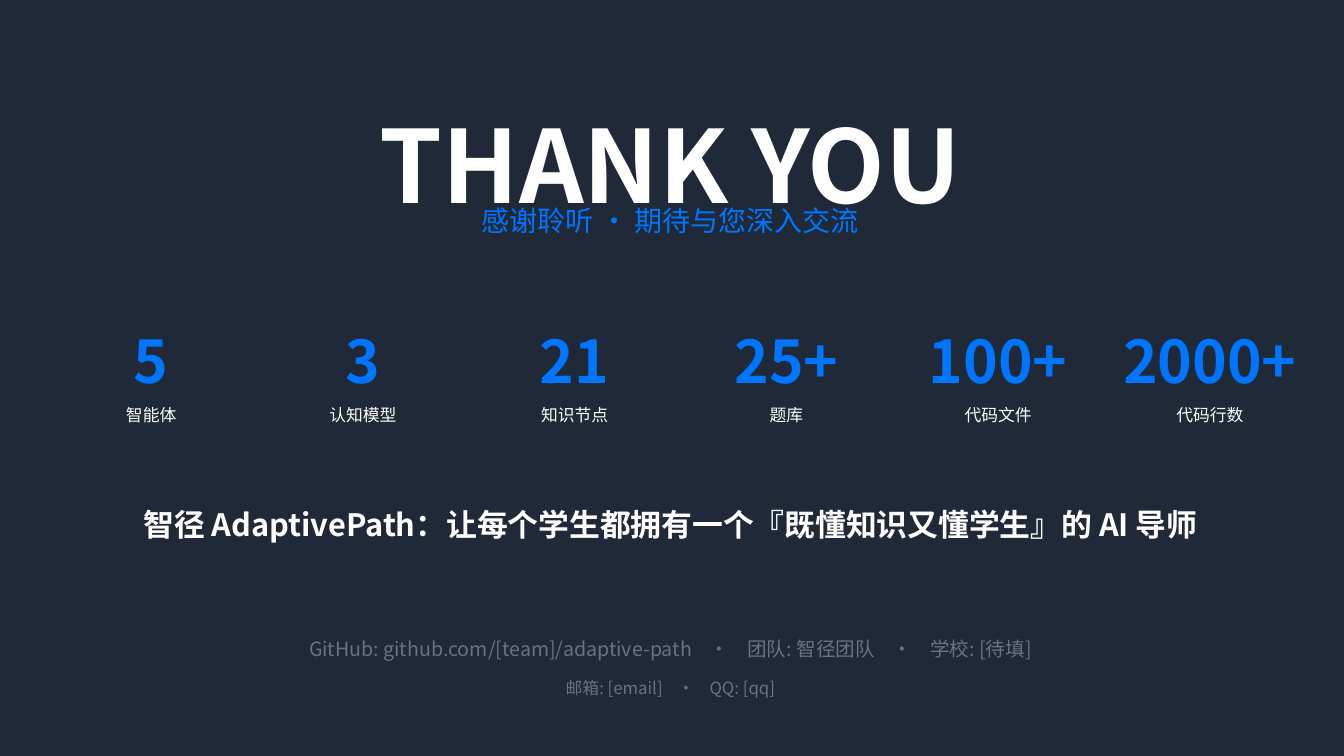
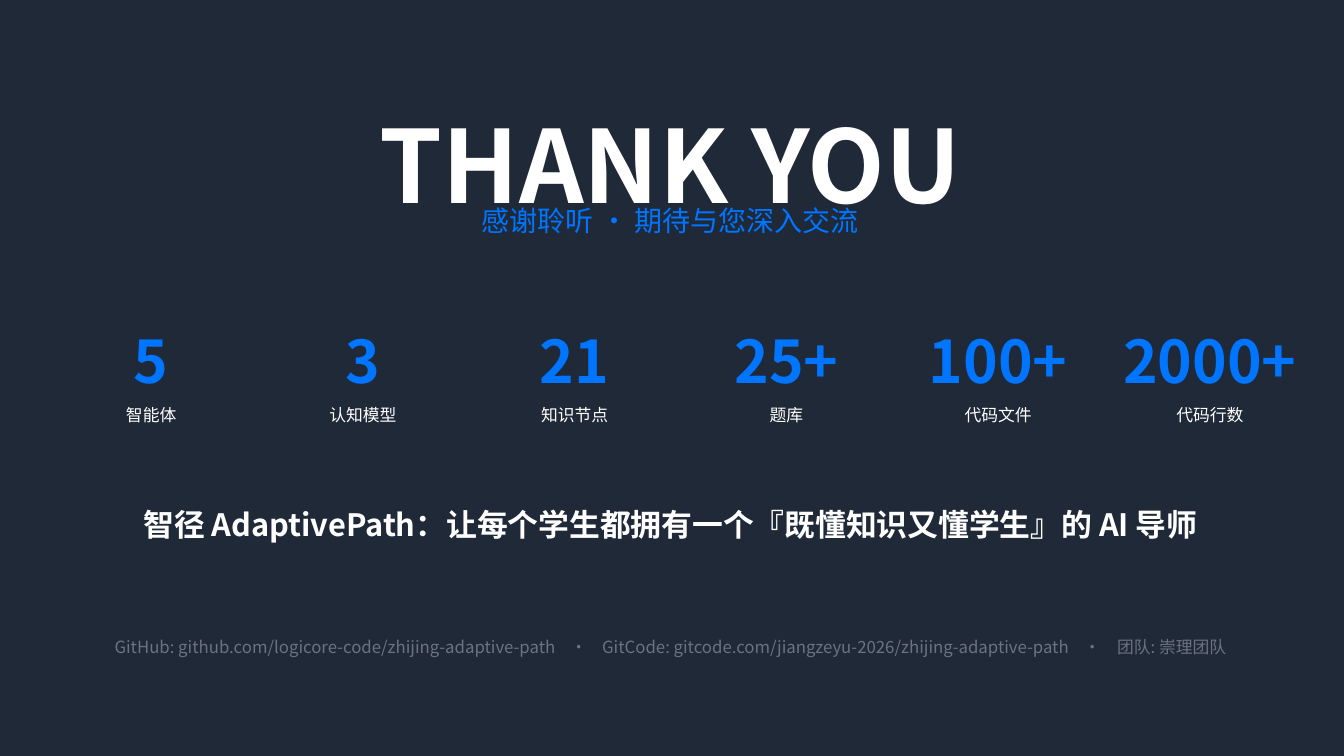
Before and after one commit to logicore-code/zhijing-adaptive-path, a slide deck: slide 15 of 商业计划书/智径-AdaptivePath-路演PPT.pptx. Drawn at 1344x756 pixels with LibreOffice and Linux fonts; fonts in the diff are those of the drawing. Boxes give left, top, right and bottom in pixels: in the first picture for what was removed or moved away, otherwise in the second. Text is boxed around its words. In the diff, an @@ line names an element or a change of style, - is before the commit and + after.

Commit message:
fix: 团队名改为崇理团队；清理所有占位符；可直接提交

```diff
--- a/商业计划书/智径-AdaptivePath-路演PPT.pptx
+++ b/商业计划书/智径-AdaptivePath-路演PPT.pptx
@@ text at (115, 639, 1226, 657): text changed; size 14 to 12 pt @@
-GitHub: github.com/[team]/adaptive-path · 团队: 智径团队 · 学校: [待填]
+GitHub: github.com/logicore-code/zhijing-adaptive-path · GitCode: gitcode.com/jiangzeyu-2026/zhijing-adaptive-path · 团队: 崇理团队
@@ text removed at (566, 680, 775, 698) @@
-邮箱: [email] · QQ: [qq]
```
Also in this commit, not shown: 1 other slide changed, 11 other files.
